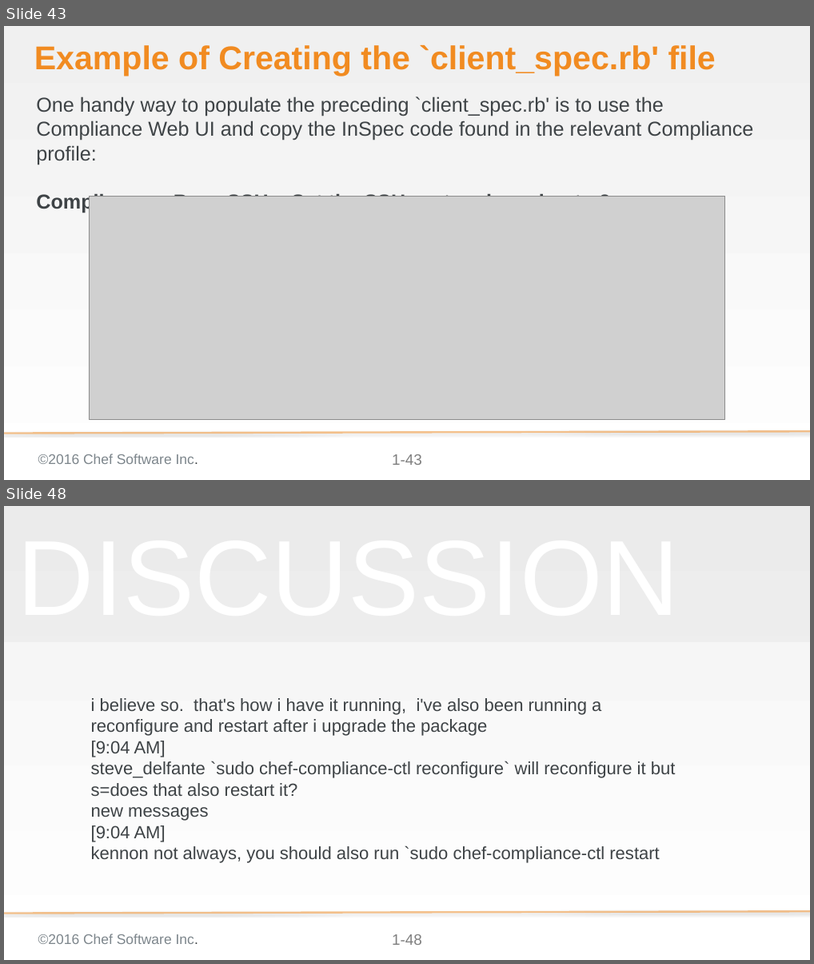
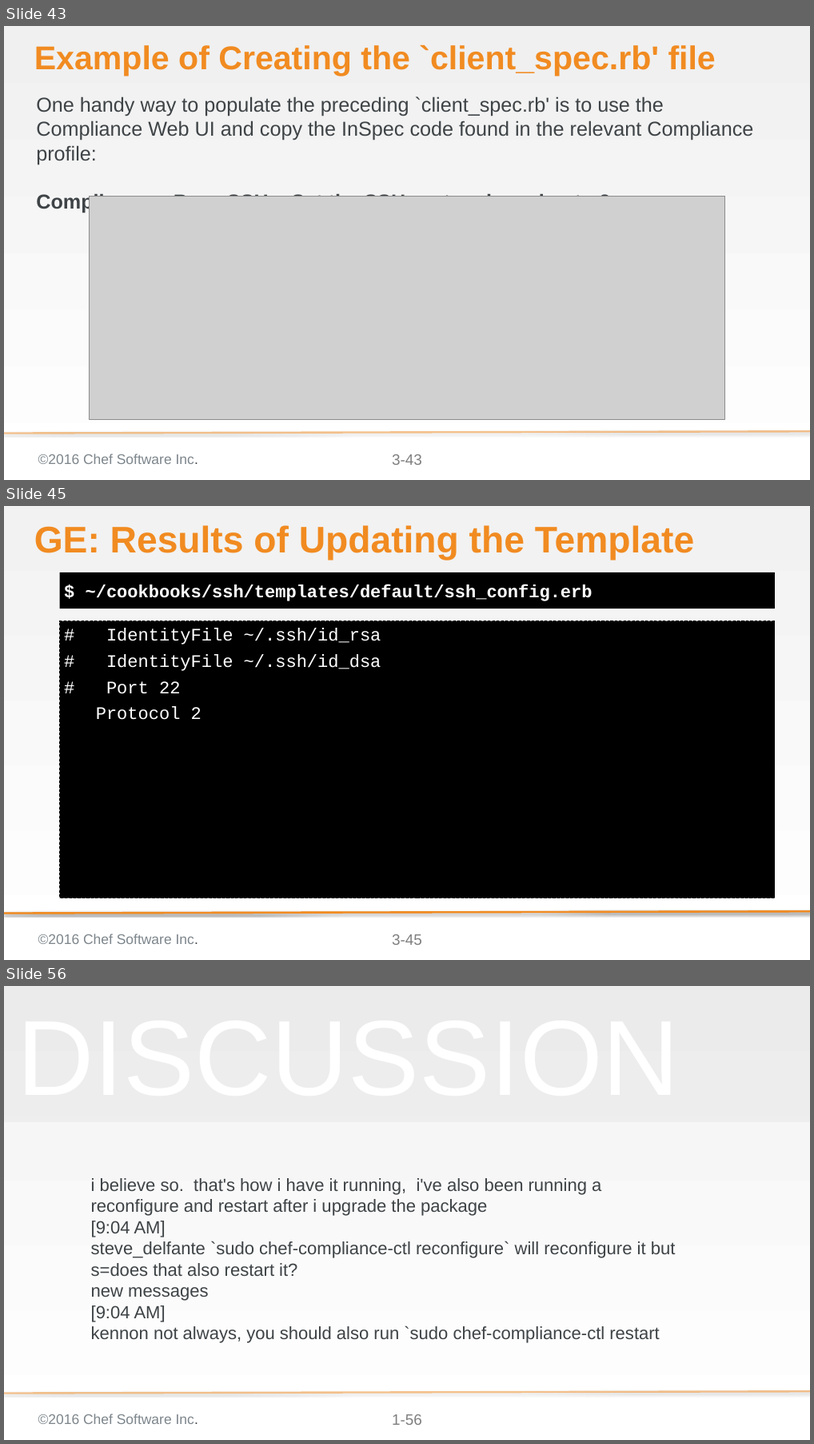
Before and after one commit to bchamby/chef-compliance-installation-configuration-operation, a slide deck: 03-initial-configuration-scans.pptx. Shown one above the other, each under a label of ours: slides 43 and 48 before the commit, slides 43, 45 and 56 after it; the slides between them are not shown. The pictures are 814x964 and 814x1444 pixels, drawn with LibreOffice and Linux fonts; fonts in the diff are those of the drawing; grey boxes stand for pictures; background and template pictures are left out. Boxes give left, top, right and bottom in pixels: in the first picture for what was removed or moved away, otherwise in the second. Text is boxed around its words. In the diff, an @@ line names an element or a change of style, - is before the commit and + after.

```diff
--- a/03-initial-configuration-scans.pptx
+++ b/03-initial-configuration-scans.pptx
@@ slide 45 added at [4,506,810,960], background gradient #F2F2F2 to #FFFFFF; not listed: 3 template elements that a slide beside it also shows @@
@@ title added at [34,525,694,560], 58.7 pt, text #F18B21, bold @@
+GE: Results of Updating the Template
@@ text added at [60,572,775,608], fill #000000, 28 pt, text #FFFFFF, bold @@
+$ ~/cookbooks/ssh/templates/default/ssh_config.erb
@@ text added at [60,620,775,897], fill #000000, outline #000000 1 pt dashed, 28 pt, text #FFFFFF @@
+# IdentityFile ~/.ssh/id_rsa
+# IdentityFile ~/.ssh/id_dsa
+# Port 22
+Protocol 2
@@ line added from (810, 911) to (4, 913), #F18B21 3 pt @@
@@ page number at [392,454,422,464]: text changed @@
-1-43
+3-43
@@ what was slide 48 is now slide 56 @@
@@ page number at [392,1414,422,1424]: text changed @@
-1-48
+1-56
```
Also in this commit, not shown: 2 slides changed, 8 other slides added, 1 slide removed.
